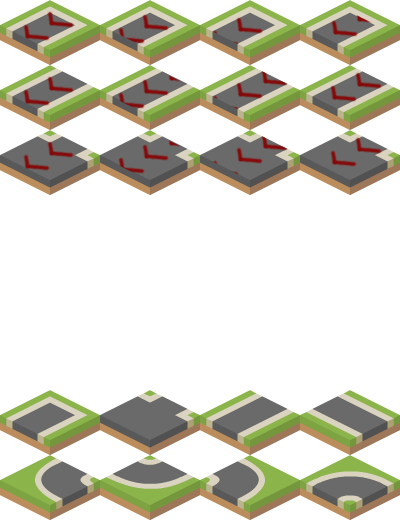
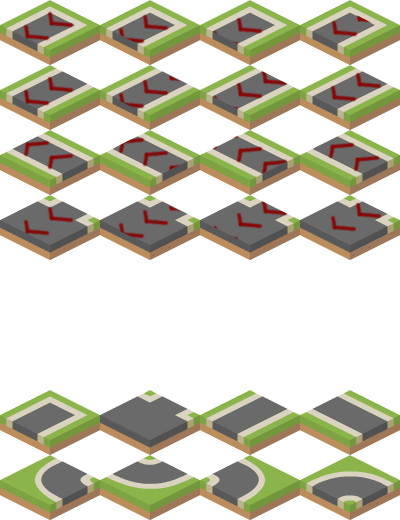
Layers edited between the first and the second (400, 520) image:
painted on "Layer" over [23, 135, 382, 240]
painted on "tilesheet.png" over [0, 131, 400, 260]
